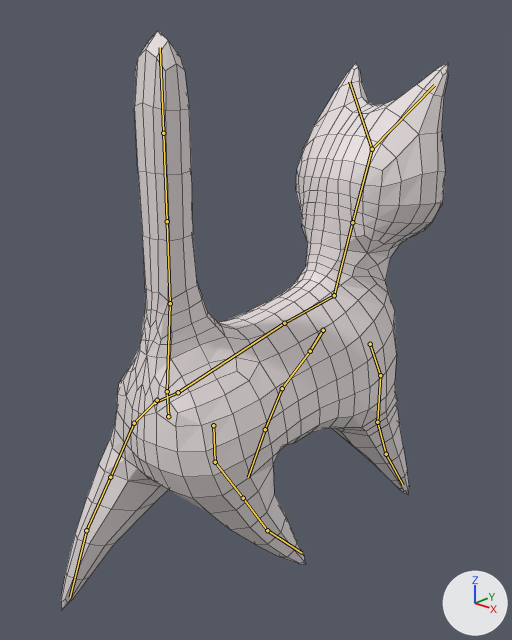
An edit to the Blender file Models/GatoV3_Bone.blend, drawn before and after from the same camera.
Before and after are seen from a 50 mm camera at (4.16, -3.66, 3.23) aimed at (-0.15, 1.24, 0.81). Every picture has the same lights, and +X, +Y and +Z are marked at lower right. The first picture is the older version. Both versions are drawn at frame 7 of the action 'Esqueleto_acción'; the numbers are the values there. The bones that bend it are drawn over the model as lines. Mesh edges are drawn as thin lines.
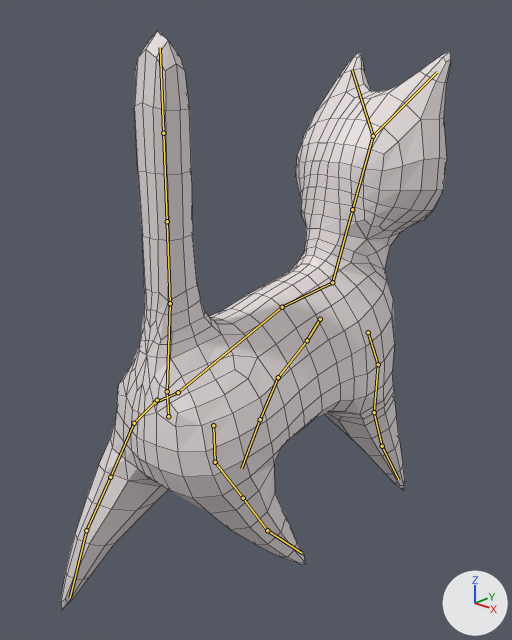
The change in detail:
Bone 'Torzo_Bajo' (bone_torzo_bajo) turns from (0, 0, 0) to (0, 0, 7) degrees about its own x, y and z.
Bone 'Torzo' (bone_torzo) turns from (0, 0, 0) to (0, 0, -9) degrees about its own x, y and z.

Boxes (x1, y1, x2, y2) around the edits, measured in the pictures (512 x 640 px):
'Cube', posed: before (61, 31, 448, 611); after (61, 31, 451, 611)
bone 'Torzo_Bajo', root to tip: before (178, 392) to (284, 323); after (178, 392) to (282, 307)
bone 'Torzo', root to tip: before (284, 323) to (334, 295); after (282, 307) to (332, 282)
